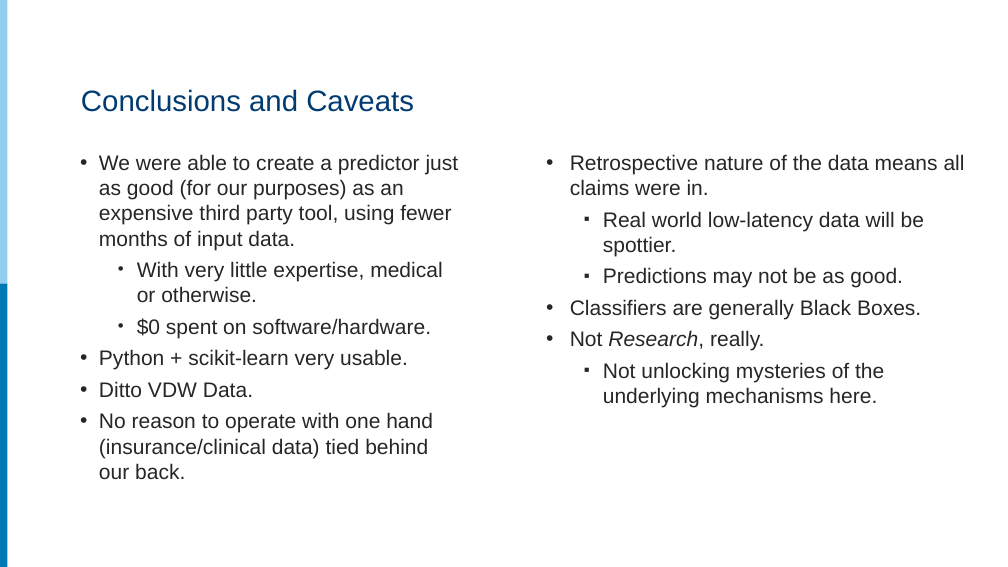
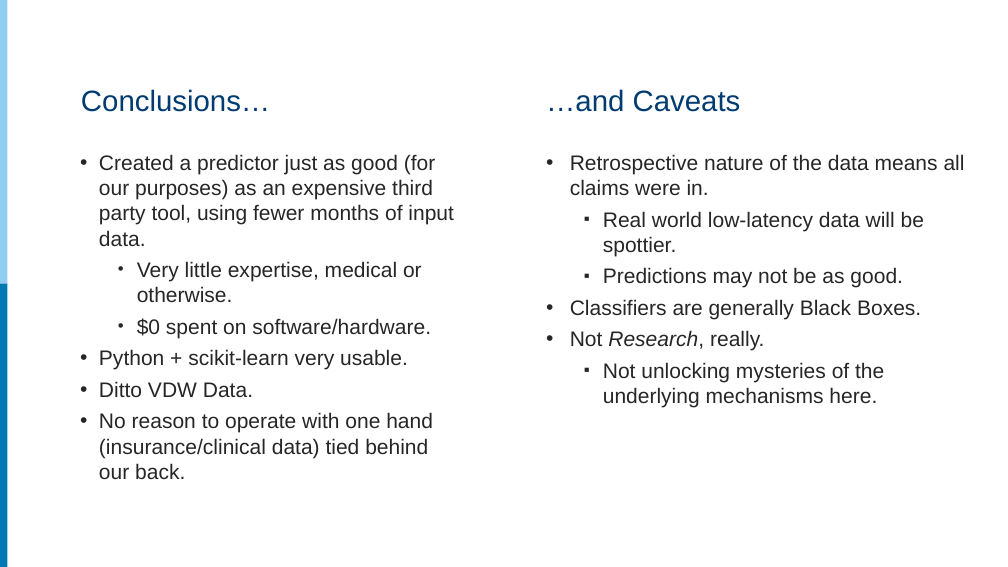
Before and after one commit to rpardee/hcsrn_2019, a slide deck: slide 14 of analytics_for_hmos.pptx. Drawn at 1008x567 pixels with LibreOffice and Linux fonts; fonts in the diff are those of the drawing. Boxes give left, top, right and bottom in pixels: in the first picture for what was removed or moved away, otherwise in the second. Text is boxed around its words. In the diff, an @@ line names an element or a change of style, - is before the commit and + after.

```diff
--- a/analytics_for_hmos.pptx
+++ b/analytics_for_hmos.pptx
@@ title at [81,89,270,112]: text changed @@
-Conclusions and Caveats
+Conclusions…
@@ text added at [546,89,741,112], 28 pt, text #003B71 @@
+…and Caveats
@@ text at [99,154,454,302]: text changed @@
-• We were able to create a predictor just as good (for our purposes) as an expensive third party tool, using fewer months of input data.
-  • With very little expertise, medical or otherwise.
+• Created a predictor just as good (for our purposes) as an expensive third party tool, using fewer months of input data.
+  • Very little expertise, medical or otherwise.
```
Also in this commit, not shown: 6 other slides changed, 1 other file.
